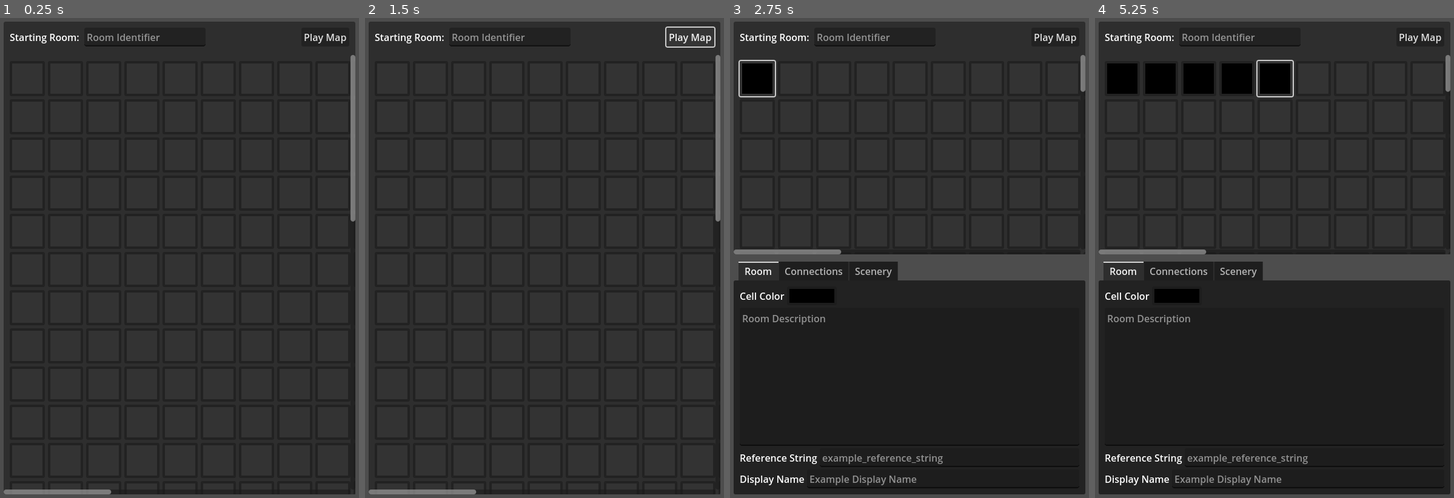
Above: before the commit, frames 1-4 (left to right).
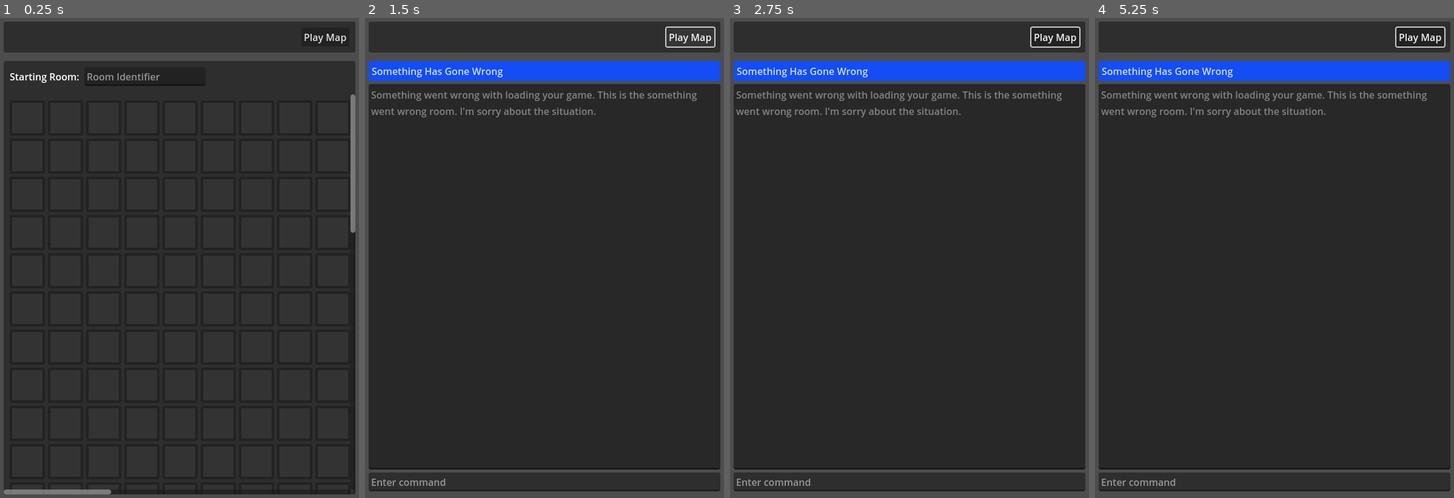
Above: after the commit, the same moments.

Repository: SashaMkrv/godot-4.2.1-text-adventure
Game: Godot game, scene res://NavigationOnly/Scenes/EditAndPlayMaps.tscn
The game is run twice, just before and just after one commit, with the same random seed, the same clock (stepped at 60 frames per second) and the same inputs. This scene is started directly instead of the project's main scene.
Inputs (mouse positions are in pixels of both pictures, inside the frame that each line leads up to):
- Up to frame 1 (0.25 s): no input
- Up to frame 2 (1.5 s): click "Play Map" at 0.5 s; click "Play Map" at 1.25 s
- Up to frame 3 (2.75 s): click (758, 80) at 2.02 s
- Up to frame 4 (5.25 s): click (1159, 80) at 2.77 s; click (1199, 80) at 3.52 s; click (1238, 80) at 4.27 s; click (1274, 80) at 5.02 s

The runs differ from the first frame. In frame 1, 2.5% of the frame differs, in the area x 1-99%, y 3-45%; in frame 2, 9.8%; in frame 3, 15%; in frame 4, 16%, in the area x 1-99%, y 1-100%.
Error after the commit: Invalid access to property or key of type 'String' on a base object of type 'Dictionary'. (res://NavigationOnly/Scripts/MapPlayer.gd:136)

Commit message:
transition from edit to play, and only that
includes the PlacedItems resource, so I can have a dictionary by reference, which wasn't working otherwise, though the doc does say Dictionaries are by reference. Maybe I had some kind of onready mess that didn't trigger for resources? (???)

Diff:
--- a/NavigationOnly/Scenes/EditAndPlayMaps.tscn
+++ b/NavigationOnly/Scenes/EditAndPlayMaps.tscn
@@ -13,9 +13,62 @@
 grow_vertical = 2
 script = ExtResource("1_jfcxj")
 
-[node name="MapEditor" parent="." instance=ExtResource("2_2p2rb")]
+[node name="VBoxContainer" type="VBoxContainer" parent="."]
 layout_mode = 1
+anchors_preset = 15
+anchor_right = 1.0
+anchor_bottom = 1.0
+grow_horizontal = 2
+grow_vertical = 2
 
-[node name="MapPlayer" parent="." instance=ExtResource("3_jfl0p")]
+[node name="MarginContainer" type="MarginContainer" parent="VBoxContainer"]
+layout_mode = 2
+theme_override_constants/margin_left = 10
+theme_override_constants/margin_top = 10
+theme_override_constants/margin_right = 10
+
+[node name="HeaderContainer" type="PanelContainer" parent="VBoxContainer/MarginContainer"]
+editor_description = "this might make more sense as separate headers, one for editing, one for playing. Less state to manage."
+layout_mode = 2
+
+[node name="MarginContainer" type="MarginContainer" parent="VBoxContainer/MarginContainer/HeaderContainer"]
+layout_mode = 2
+theme_override_constants/margin_left = 10
+theme_override_constants/margin_top = 10
+theme_override_constants/margin_right = 10
+theme_override_constants/margin_bottom = 10
+
+[node name="HBoxContainer" type="HBoxContainer" parent="VBoxContainer/MarginContainer/HeaderContainer/MarginContainer"]
+layout_mode = 2
+
+[node name="StateLabel" type="Label" parent="VBoxContainer/MarginContainer/HeaderContainer/MarginContainer/HBoxContainer"]
+unique_name_in_owner = true
 visible = false
-layout_mode = 1
+layout_mode = 2
+text = "Editing"
+
+[node name="PlayButton" type="Button" parent="VBoxContainer/MarginContainer/HeaderContainer/MarginContainer/HBoxContainer"]
+layout_mode = 2
+size_flags_horizontal = 10
+text = "Play Map"
+
+[node name="StopButton" type="Button" parent="VBoxContainer/MarginContainer/HeaderContainer/MarginContainer/HBoxContainer"]
+visible = false
+layout_mode = 2
+disabled = true
+text = "Stop"
+
+[node name="BodyMarginContainer" type="MarginContainer" parent="VBoxContainer"]
+layout_mode = 2
+size_flags_vertical = 3
+
+[node name="MapEditor" parent="VBoxContainer/BodyMarginContainer" instance=ExtResource("2_2p2rb")]
+unique_name_in_owner = true
+layout_mode = 2
+
+[node name="MapPlayer" parent="VBoxContainer/BodyMarginContainer" instance=ExtResource("3_jfl0p")]
+unique_name_in_owner = true
+visible = false
+layout_mode = 2
+
+[connection signal="pressed" from="VBoxContainer/MarginContainer/HeaderContainer/MarginContainer/HBoxContainer/PlayButton" to="." method="_on_play_button_pressed"]
--- a/NavigationOnly/Scenes/MapEditor.tscn
+++ b/NavigationOnly/Scenes/MapEditor.tscn
@@ -73,12 +73,6 @@
 size_flags_horizontal = 3
 placeholder_text = "Room Identifier"
 
-[node name="PlayButton" type="Button" parent="Editor/VSplitContainer/PanelContainer/VBoxContainer/MarginContainer/HBoxContainer2"]
-unique_name_in_owner = true
-layout_mode = 2
-size_flags_horizontal = 10
-text = "Play Map"
-
 [node name="ScrollContainer" type="ScrollContainer" parent="Editor/VSplitContainer/PanelContainer/VBoxContainer"]
 layout_mode = 2
 size_flags_vertical = 3
@@ -228,7 +222,6 @@
 wait_time = 5.0
 
 [connection signal="text_changed" from="Editor/VSplitContainer/PanelContainer/VBoxContainer/MarginContainer/HBoxContainer2/HBoxContainer2/StartingRoomInput" to="." method="_on_starting_room_input_text_changed"]
-[connection signal="pressed" from="Editor/VSplitContainer/PanelContainer/VBoxContainer/MarginContainer/HBoxContainer2/PlayButton" to="." method="_on_play_button_pressed"]
 [connection signal="item_selected" from="Editor/VSplitContainer/PanelContainer/VBoxContainer/ScrollContainer/MarginContainer/ItemMapEditor" to="." method="_on_center_container_item_selected"]
 [connection signal="color_changed" from="Editor/VSplitContainer/ItemEditor/Room/MarginContainer/VBoxContainer/HBoxContainer4/HBoxContainer/MapCellColorInput" to="Editor/VSplitContainer/ItemEditor" method="_on_map_cell_color_input_color_changed"]
 [connection signal="text_changed" from="Editor/VSplitContainer/ItemEditor/Room/MarginContainer/VBoxContainer/DescriptionInput" to="Editor/VSplitContainer/ItemEditor" method="_on_description_input_text_changed"]
--- a/NavigationOnly/Scenes/MapPlayer.tscn
+++ b/NavigationOnly/Scenes/MapPlayer.tscn
@@ -12,8 +12,8 @@
 [sub_resource type="Resource" id="Resource_67j3b"]
 script = ExtResource("3_6cysh")
 uniqueName = "shimmer_sparkle"
-displayName = "Shimmer Sparkle"
-description = "Totally normal room. Normal place to be. It's blue, it shimmers, it sparkles. What's the problem?"
+displayName = "Something Has Gone Wrong"
+description = "Something went wrong with loading your game. This is the something went wrong room. I'm sorry about the situation."
 flavorColor = Color(0.0755657, 0.302803, 0.953585, 1)
 connections = {
 "NORTH": "shimmer_sparkle"
@@ -87,4 +87,7 @@
 size_flags_horizontal = 3
 placeholder_text = "Enter command"
 
+[node name="MarginContainer" type="MarginContainer" parent="MarginContainer/VBoxContainer"]
+layout_mode = 2
+
 [connection signal="text_submitted" from="MarginContainer/VBoxContainer/HBoxContainer/CommandInput" to="." method="_on_command_input_text_submitted"]
--- a/NavigationOnly/Scripts/EditAndPlayController.gd
+++ b/NavigationOnly/Scripts/EditAndPlayController.gd
@@ -1,7 +1,58 @@
 extends Node
 
+@onready
+var editor: MapEditor = %MapEditor
+@onready
+var player: MapPlayer = %MapPlayer
 
-@onready
-var editor: MapEditor = $MapEditor
-@onready
-var player: MapPlayer = $MapPlayer
+enum States {
+	PLAYING,
+	EDITING
+}
+
+var state:= States.EDITING
+
+func playMap() -> void:
+	transitionToPlay(getGame())
+
+func getGame() -> EditorGame:
+	return editor.getGame()
+
+func editMap() -> void:
+	transitionToEdit()
+
+func transitionToPlay(mapToBuild: EditorGame) -> void:
+	match state:
+		States.EDITING:
+			disableAndHide(editor)
+		States.PLAYING:
+			return
+	enableAndShow(player)
+	print_debug("Building game data")
+	var gameData = GameData.CreateWithEditingData(mapToBuild)
+	player.gameState = null
+	player.gameData = gameData
+	player.resetForCurrentGameInfo()
+	state = States.PLAYING
+
+func transitionToEdit() -> void:
+	match state:
+		States.EDITING:
+			return
+		States.PLAYING:
+			disableAndHide(player)
+	enableAndShow(editor)
+	state = States.EDITING
+
+
+func disableAndHide(node: Node) -> void:
+	node.process_mode = Node.PROCESS_MODE_DISABLED
+	node.visible = false
+
+func enableAndShow(node: Node) -> void:
+	node.process_mode = Node.PROCESS_MODE_INHERIT
+	node.visible = true
+
+
+func _on_play_button_pressed() -> void:
+	playMap()
--- a/NavigationOnly/Scripts/MapContainer.gd
+++ b/NavigationOnly/Scripts/MapContainer.gd
@@ -9,18 +9,19 @@
 @onready
 var mapItemScene: PackedScene = preload("res://NavigationOnly/Scenes/MapItem.tscn")
 
-class VisibleItem:
-	var color: Color
-	var uniqueName: String
+
+var _gridSize: Vector2i = Vector2i(30, 30)
+
+var _visibleItems: PlacedItems:
+	set(value):
+		if _visibleItems == value:
+			return
+		_visibleItems = value
+		_replaceGrid()
 
 
-
-##### Redo all of this to handle the fact that the visible items
-##### have names for values
-##### and that the items dictionary is the one that has the actual items
-##### this is ridiculous.
-##### that is an intermediate step for loading and saving.
-##### remove the special _items array! it's all _visible items all the way!
+func _ready() -> void:
+	_replaceGrid()
 
 
 func _map_item_clicked(coordinates: Vector2i) -> void:
@@ -29,28 +30,20 @@
 
 
 func handleCoordinateClick(coordinates: Vector2i) -> void:
-	var item := _getItemAt(coordinates)
-	if item != null:
-		print("existing item")
-		selectItem(item)
-	else:
-		print("new item making")
-		newItemAtCoordinates(coordinates)
+	var item := _visibleItems.getOrCreateEmptyItemAt(coordinates)
+	setChildIfNewItemAt(coordinates, item)
+	selectItem(item)
 
 
-func newItemAtCoordinates(coordinates: Vector2i) -> void:
-	var newItem := Item.EmptyItem()
-	setItemAtCoordinates(newItem, coordinates)
-	selectItem(newItem)
+func setChildIfNewItemAt(coordinates: Vector2i, item: Item) -> void:
+	var child:= getChildAtCoordinates(coordinates)
+	if child.item == item:
+		return
+	child.item = item
 
 
 func selectItem(item: Item) -> void:
 	item_selected.emit(item)
-
-
-func setItemAtCoordinates(item: Item, coordinates: Vector2i) -> void:
-	_visibleItems[coordinates] = item
-	getChildAtCoordinates(coordinates).item = item
 
 
 func getChildAtCoordinates(coordinates: Vector2i) -> MapItem:
@@ -59,22 +52,8 @@
 
 
 
-
-var _gridSize: Vector2i = Vector2i(30, 30)
-
-var _visibleItems: Dictionary = {}:
-	set(value):
-		if _visibleItems == value:
-			return
-		_visibleItems = value
-		_replaceGrid()
-
-
-
-func _ready() -> void:
-	_replaceGrid()
-
-func setItems(newItems: Dictionary) -> void:
+func setItems(newItems: PlacedItems) -> void:
+	print(newItems)
 	_visibleItems = newItems
 
 func _replaceGrid() -> void:
@@ -91,11 +70,4 @@
 			item.mapCoordinatesClicked.connect(_map_item_clicked)
 			_grid.add_child(item)
 
-
-func _getItemAt(coordinates: Vector2i) -> Item:
-	if _visibleItems.has(coordinates):
-		return _visibleItems[coordinates]
-	return null
-
-
 # TODO add dict for accessing items by name (way more fiddly handling)
--- a/NavigationOnly/Scripts/MapEditor.gd
+++ b/NavigationOnly/Scripts/MapEditor.gd
@@ -13,6 +13,14 @@
 var _currentGame: EditorGame = EditorGame.NewEmptyGame()
 
 
+func getGame() -> EditorGame:
+	return _currentGame
+
+func setGame(game: EditorGame) -> void:
+	_currentGame = game
+
+
+
 func _ready() -> void:
 	updateUiForCurrentGame()
 
@@ -25,6 +33,7 @@
 func updateUiForCurrentGame() -> void:
 	if not is_node_ready():
 		return
+	print(_currentGame.placedItems)
 	itemMapEditor.setItems(_currentGame.placedItems)
 	startingRoomInput.text = _currentGame.startingRoomIdentifier
 
@@ -39,7 +48,3 @@
 
 func _on_starting_room_input_text_changed(new_text: String) -> void:
 	updateStartingRoomIdentifier(new_text)
-
-
-func _on_play_button_pressed() -> void:
-	print_debug("Play GAme!!! Play!!!!")
--- a/NavigationOnly/Scripts/MapPlayer.gd
+++ b/NavigationOnly/Scripts/MapPlayer.gd
@@ -22,7 +22,6 @@
 		gameState = value
 		if gameState != null:
 			var _err = gameState.current_room_changed.connect(roomChanged)
-		resetForCurrentGameInfo()
 
 @export
 var gameData: GameData:
@@ -30,7 +29,6 @@
 		if gameData == value:
 			return
 		gameData = value
-		resetForCurrentGameInfo()
 
 var currentItem: GameItem:
 	set(value):
--- a/NavigationOnly/Scripts/Resources/EditorGame.gd
+++ b/NavigationOnly/Scripts/Resources/EditorGame.gd
@@ -11,7 +11,7 @@
 @export
 var gridSize: Vector2i = Vector2i(30, 30)
 @export
-var placedItems: Dictionary = {}
+var placedItems: PlacedItems = PlacedItems.Empty()
 
 
 static func NewEmptyGame() -> EditorGame:
--- a/NavigationOnly/Scripts/Resources/GameData.gd
+++ b/NavigationOnly/Scripts/Resources/GameData.gd
@@ -22,18 +22,16 @@
 
 # this is a static function! these are not static variables! what do you mean????
 @warning_ignore("shadowed_variable")
-static func CreateWithEditingData(items: Dictionary, startRoom: String) -> GameData:
-	return GameData.new(_convertItemsToGameItems(items), startRoom)
+static func CreateWithEditingData(editorGame: EditorGame) -> GameData:
+	return GameData.new(_convertPlacedItemsToGameItems(editorGame.placedItems), editorGame.startingRoomIdentifier)
 
 @warning_ignore("shadowed_variable")
-static func _convertItemsToGameItems(items: Dictionary) -> Dictionary:
+static func _convertPlacedItemsToGameItems(items: PlacedItems) -> Dictionary:
 	var returnDict := {}
-	# I would *strongly* prefer these be strings, but who am I to judge
-	# their route is mysterious to me.
-	var testItem: Variant
 	var item: Item
-	for key:Variant in items.keys():
-		testItem = items[key]
+	for testItem in items.getAllItems():
+		if testItem == null:
+			continue
 		if testItem is Item:
 			# an implicit cast is the polite way to handle this
 			# as opposed to item = testItem as Item
@@ -42,5 +40,5 @@
 		else:
 			printerr("What is this in the game items? " + str(testItem))
 			continue
-		returnDict[key] = GameItem.CreateFromEditingItem(item)
+		returnDict[item.uniqueName] = GameItem.CreateFromEditingItem(item)
 	return returnDict
--- /dev/null
+++ b/NavigationOnly/Scripts/Resources/PlacedItems.gd
@@ -0,0 +1,43 @@
+extends Resource
+class_name PlacedItems
+
+## Wrapper for placed item dictionary because dictionary's pass by reference is betraying me.
+
+var _dictionary: Dictionary = {}
+
+func _init(dictionary: Dictionary) -> void:
+	_dictionary = dictionary
+
+static func Empty() -> PlacedItems:
+	return PlacedItems.new({})
+
+
+
+func setAt(coordinates: Vector2i, item: Item) -> void:
+	_dictionary[coordinates] = item
+
+func isSetAt(coordinates: Vector2i) -> bool:
+	return _dictionary.has(coordinates)
+
+func getAt(coordinates: Vector2i) -> Item:
+	return _dictionary[coordinates]
+
+
+func getAllItems() -> Array[Item]:
+	var returnValue: Array[Item]
+	returnValue.assign(_dictionary.values().map(_convertToItemOrNull))
+	return returnValue
+
+static func _convertToItemOrNull(original: Variant) -> Item:
+	if original is Item:
+		return original
+	return null
+
+
+func getOrCreateEmptyItemAt(coordinates: Vector2i) -> Item:
+	if isSetAt(coordinates):
+		return getAt(coordinates)
+
+	var newItem = Item.EmptyItem()
+	setAt(coordinates, newItem)
+	return getAt(coordinates)
